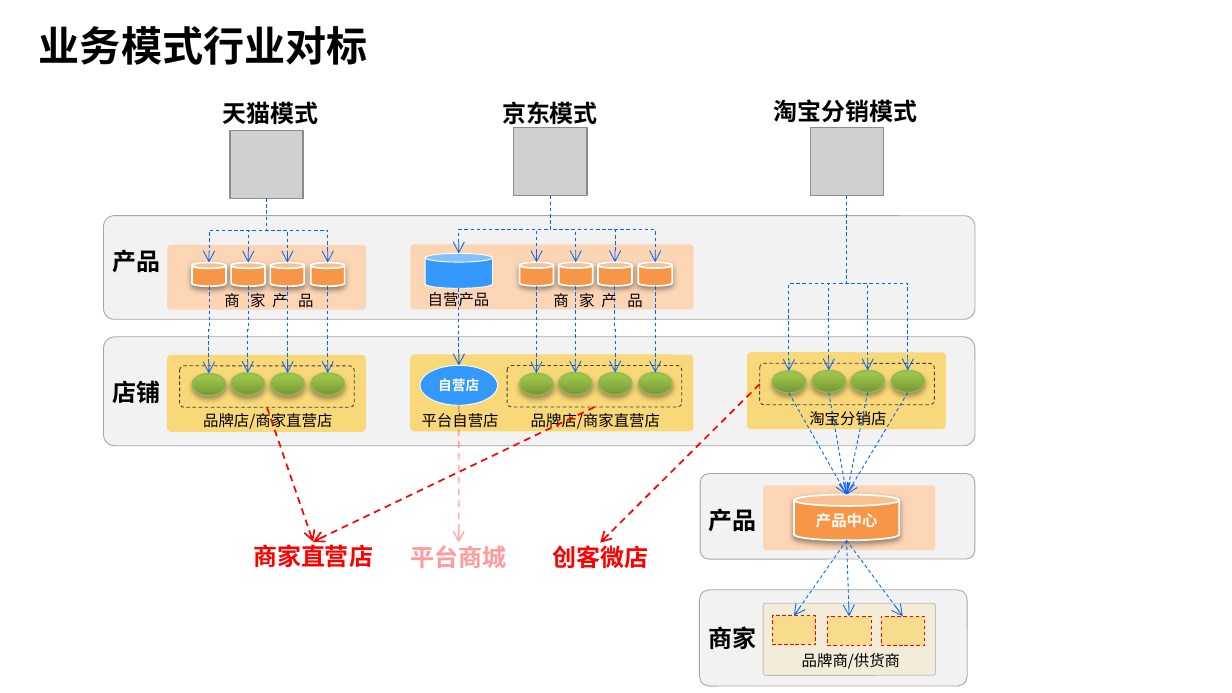
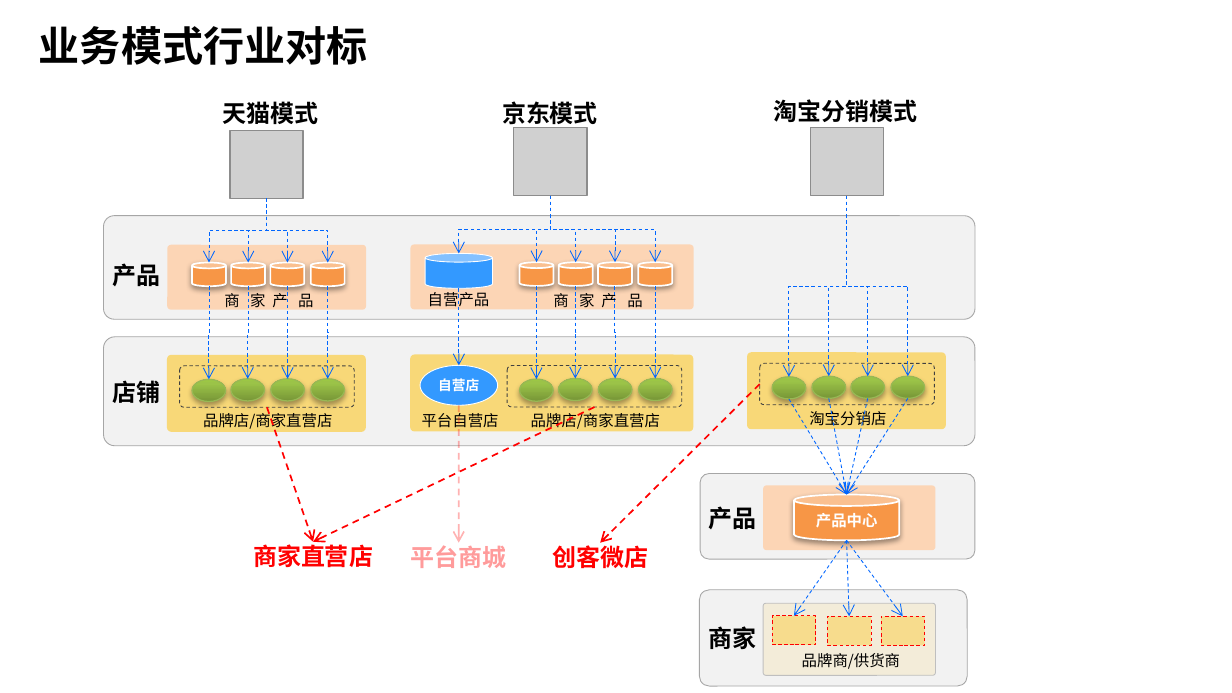
Before and after one commit to dongann/shop-desgin, a slide deck: slide 2 of design-resource.pptx. Drawn at 1232x693 pixels with LibreOffice and Linux fonts; fonts in the diff are those of the drawing; grey boxes stand for pictures; background and template pictures are left out. Boxes give left, top, right and bottom in pixels: in the first picture for what was removed or moved away, otherwise in the second. Text is boxed around its words. In the diff, an @@ line names an element or a change of style, - is before the commit and + after.

```diff
--- a/design-resource.pptx
+++ b/design-resource.pptx
@@ elbow arrow moved from (846, 196) - (788, 371) to (846, 196) - (788, 377) @@
@@ elbow arrow moved from (846, 196) - (829, 371) to (846, 196) - (829, 376) @@
@@ elbow arrow moved from (846, 196) - (908, 371) to (846, 196) - (908, 376) @@
@@ elbow arrow moved from (846, 196) - (867, 371) to (846, 196) - (867, 376) @@
@@ text "产品": place and size @@
-text "产品" at (113,249,161,272)
+text "产品" at (113,263,161,286)
@@ elbow arrow moved from (209, 286) - (209, 373) to (209, 286) - (209, 379) @@
@@ elbow arrow moved from (248, 286) - (248, 373) to (248, 286) - (248, 378) @@
@@ elbow arrow moved from (287, 286) - (287, 373) to (287, 286) - (287, 378) @@
@@ elbow arrow moved from (328, 286) - (328, 373) to (328, 286) - (328, 378) @@
@@ elbow arrow moved from (537, 286) - (536, 373) to (537, 286) - (536, 379) @@
@@ elbow arrow moved from (575, 286) - (575, 372) to (575, 286) - (575, 378) @@
@@ elbow arrow moved from (615, 286) - (615, 372) to (615, 286) - (615, 378) @@
@@ elbow arrow moved from (655, 286) - (655, 372) to (655, 286) - (655, 378) @@
@@ 12 ellipses: place and size @@
-12 ellipses at (192,371,924,395)
+12 ellipses at (192,376,924,402)
@@ arrow moved from (788, 393) - (846, 494) to (788, 399) - (846, 494) @@
@@ arrow moved from (829, 393) - (846, 494) to (829, 398) - (846, 494) @@
@@ arrow moved from (908, 393) - (846, 494) to (908, 398) - (846, 494) @@
@@ arrow moved from (867, 393) - (846, 494) to (867, 398) - (846, 494) @@
```
Also in this commit, not shown: 1 other file.
